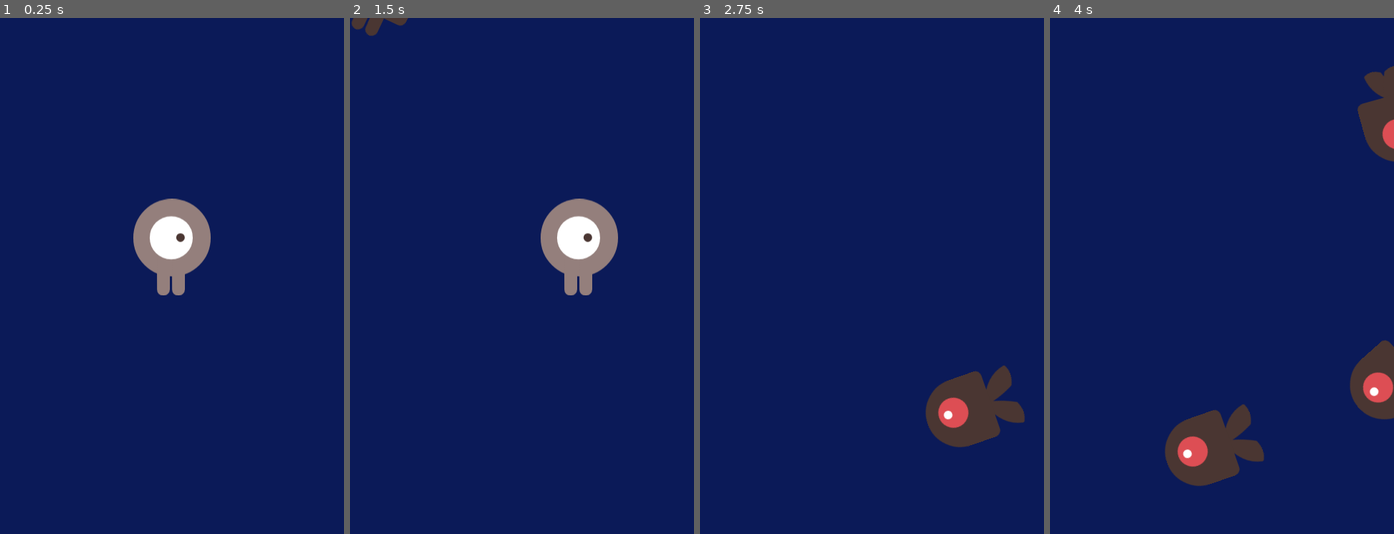
Above: before the commit, frames 1-4 (left to right).
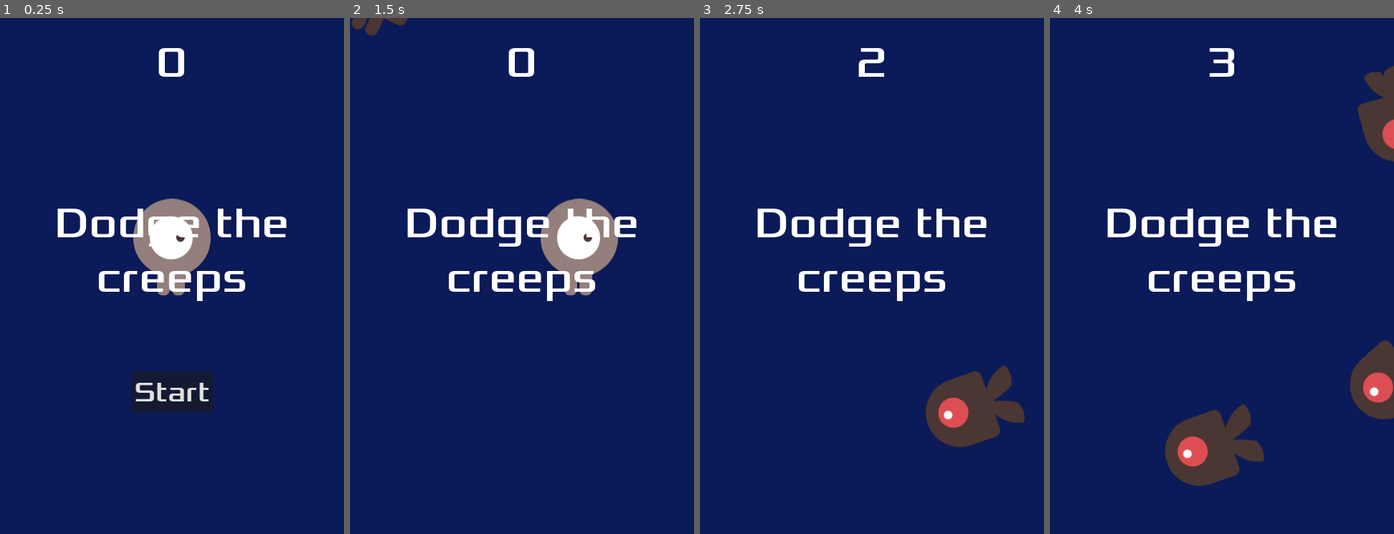
Above: after the commit, the same moments.

Repository: AnhNguyenTung039/godot-dogde-the-creeps
Game: Godot game, scene res://Main.tscn
Two runs of this game, one before a commit and one after it. Both use one fixed random seed, a clock stepped at 60 frames per second and the inputs below.
Inputs (mouse positions are in pixels of both pictures, inside the frame that each line leads up to):
- Up to frame 1 (0.25 s): no input
- Up to frame 2 (1.5 s): click (522, 389) at 0.5 s, where only the run after the commit has a clickable "Start"; hold D (move_right) from 1.28 s (still down)
- Up to frame 3 (2.75 s): release D (move_right) at 2.03 s; hold S (move_down) from 2.03 s (still down)
- Up to frame 4 (4 s): release S (move_down) at 2.78 s; hold D (move_right) 2.78-3.53 s; hold W (move_up) from 3.53 s (still down)

The runs differ from the first frame. In frame 1, 4.3% of the frame differs, in the area x 16-84%, y 5-77%; in frame 2, 2.6%; in frame 3, 2.7%; in frame 4, 2.7%.

Commit message:
Adding score system

Diff:
--- /dev/null
+++ b/Hud.gd
@@ -0,0 +1,21 @@
+extends CanvasLayer
+
+signal start_game
+
+func update_score(score):
+	$ScoreLabel.text = str(score)
+
+func show_message(text):
+	$MessageLabel.text = text
+	$MessageLabel.show()
+	$MessageTimer.start()
+
+func show_game_over():
+	show_message("Game Over")
+
+func _on_button_pressed():
+	$Button.hide()
+	emit_signal("start_game")
+
+func _on_message_timer_timeout():
+	$MessageLabel.hide()
--- /dev/null
+++ b/Hud.tscn
@@ -0,0 +1,62 @@
+[gd_scene load_steps=3 format=3 uid="uid://dbm4dwjvp1slp"]
+
+[ext_resource type="Script" path="res://Hud.gd" id="1_r46k4"]
+[ext_resource type="FontFile" uid="uid://cb25b2dalr3qu" path="res://fonts/xolonium-regular.ttf" id="1_ujuqd"]
+
+[node name="HUD" type="CanvasLayer"]
+script = ExtResource("1_r46k4")
+
+[node name="ScoreLabel" type="Label" parent="."]
+anchors_preset = 5
+anchor_left = 0.5
+anchor_right = 0.5
+offset_left = -111.0
+offset_top = 26.0
+offset_right = 111.0
+offset_bottom = 99.0
+grow_horizontal = 2
+theme_override_fonts/font = ExtResource("1_ujuqd")
+theme_override_font_sizes/font_size = 60
+text = "0"
+horizontal_alignment = 1
+
+[node name="MessageLabel" type="Label" parent="."]
+anchors_preset = 8
+anchor_left = 0.5
+anchor_top = 0.5
+anchor_right = 0.5
+anchor_bottom = 0.5
+offset_left = -180.0
+offset_top = -110.0
+offset_right = 180.0
+offset_bottom = 50.0
+grow_horizontal = 2
+grow_vertical = 2
+theme_override_fonts/font = ExtResource("1_ujuqd")
+theme_override_font_sizes/font_size = 60
+text = "Dodge the creeps"
+horizontal_alignment = 1
+autowrap_mode = 2
+
+[node name="Button" type="Button" parent="."]
+anchors_preset = 7
+anchor_left = 0.5
+anchor_top = 1.0
+anchor_right = 0.5
+anchor_bottom = 1.0
+offset_left = -56.5
+offset_top = -227.0
+offset_right = 56.5
+offset_bottom = -170.0
+grow_horizontal = 2
+grow_vertical = 0
+theme_override_fonts/font = ExtResource("1_ujuqd")
+theme_override_font_sizes/font_size = 40
+text = "Start"
+
+[node name="MessageTimer" type="Timer" parent="."]
+wait_time = 2.0
+one_shot = true
+
+[connection signal="pressed" from="Button" to="." method="_on_button_pressed"]
+[connection signal="timeout" from="MessageTimer" to="." method="_on_message_timer_timeout"]
--- a/Main.gd
+++ b/Main.gd
@@ -2,9 +2,17 @@
 
 # Import Mob.tscn to the Main
 @export var mob_scene: PackedScene
+var score = 0
 
 func _on_ready():
 	randomize()
+
+func new_game():
+	score = 0
+	$ScoreTimer.start()
+
+func game_over():
+	$ScoreTimer.stop()
 
 func _on_mob_timer_timeout():
 	var mob_spawn_location = $MobPath/MobSpawnLocation
@@ -28,3 +36,8 @@
 	# Move the mob
 	var velocity = Vector2(randf_range(mob.min_speed, mob.max_speed), 0)
 	mob.linear_velocity = velocity.rotated(direction)
+
+
+func _on_score_timer_timeout():
+	score += 1
+	$HUD.update_score(score)
--- a/Main.tscn
+++ b/Main.tscn
@@ -1,8 +1,9 @@
-[gd_scene load_steps=5 format=3 uid="uid://do7hcb51yql4e"]
+[gd_scene load_steps=6 format=3 uid="uid://do7hcb51yql4e"]
 
 [ext_resource type="Script" path="res://Main.gd" id="1_7i5rm"]
 [ext_resource type="PackedScene" uid="uid://cd5cqbqh8jwpt" path="res://Mob.tscn" id="2_17duf"]
 [ext_resource type="PackedScene" uid="uid://roh8s8wki0ix" path="res://Player.tscn" id="3_jmw3d"]
+[ext_resource type="PackedScene" uid="uid://dbm4dwjvp1slp" path="res://Hud.tscn" id="4_ugesc"]
 
 [sub_resource type="Curve2D" id="Curve2D_dt4vn"]
 _data = {
@@ -33,5 +34,11 @@
 [node name="Player" parent="." instance=ExtResource("3_jmw3d")]
 position = Vector2(240, 320)
 
+[node name="HUD" parent="." instance=ExtResource("4_ugesc")]
+
+[node name="ScoreTimer" type="Timer" parent="."]
+
 [connection signal="ready" from="." to="." method="_on_ready"]
 [connection signal="timeout" from="MobTimer" to="." method="_on_mob_timer_timeout"]
+[connection signal="start_game" from="HUD" to="." method="new_game"]
+[connection signal="timeout" from="ScoreTimer" to="." method="_on_score_timer_timeout"]
